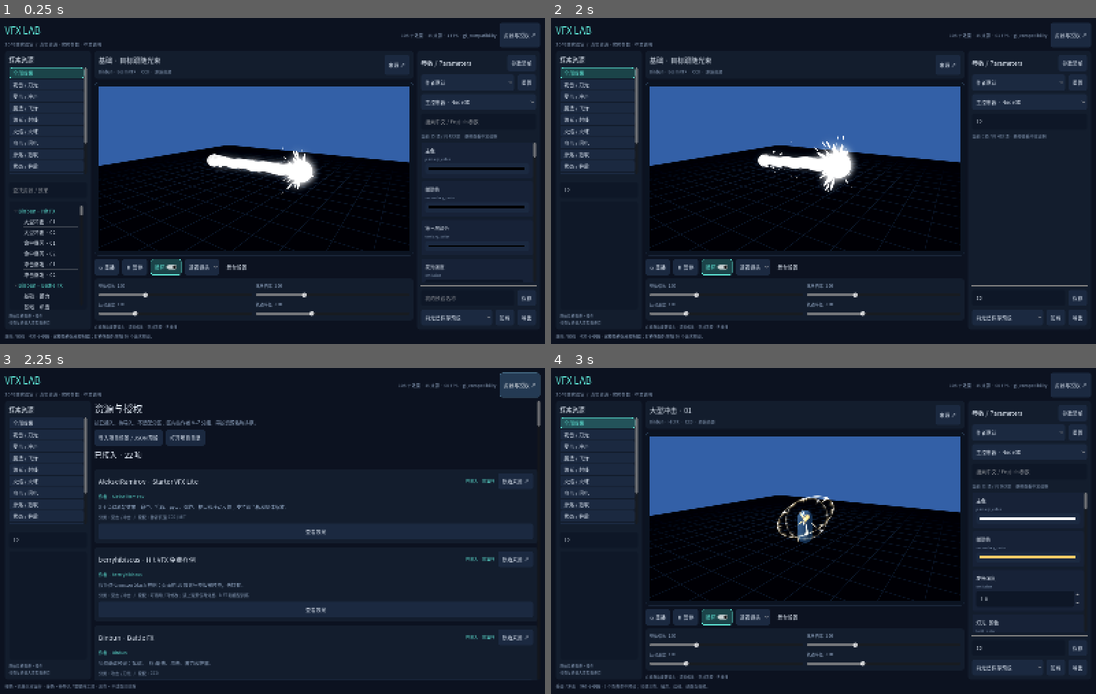
Above: before the commit, frames 1-4 (two rows, left to right).
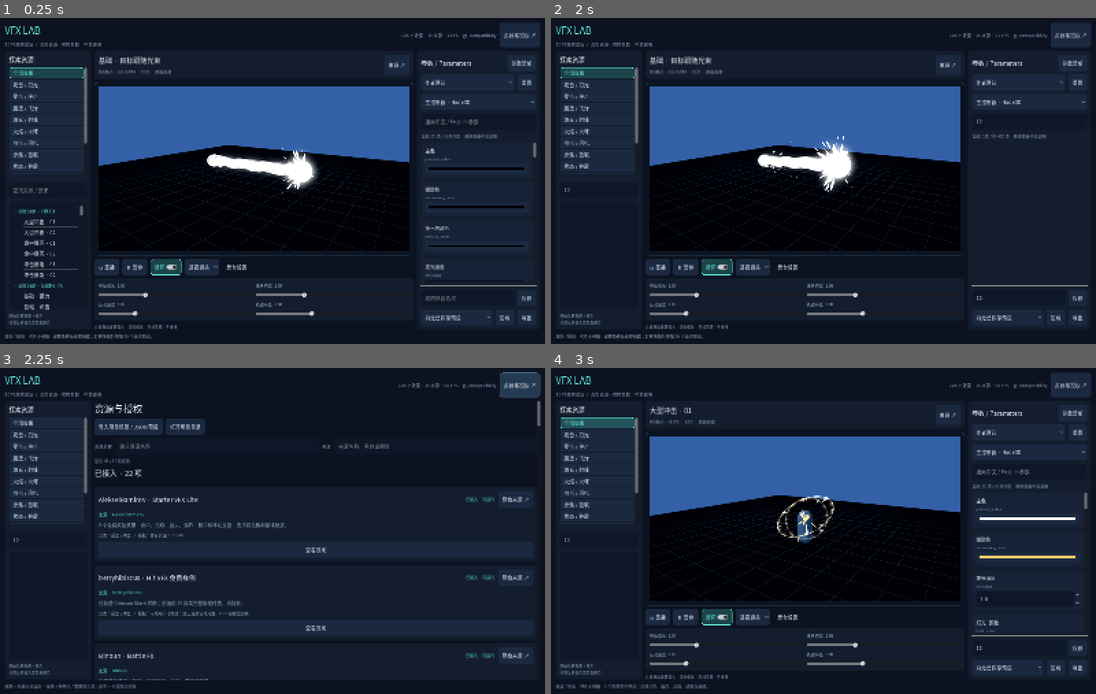
Above: after the commit, the same moments.

Repository: shanliangLS/godot_vfx_lab
Game: Godot game, scene res://scenes/main.tscn
Same seed, same stepped clock (60 frames per second), same inputs: the game is played once before the commit and once after it.
Inputs (mouse positions are in pixels of both pictures, inside the frame that each line leads up to):
- Up to frame 1 (0.25 s): no input
- Up to frame 2 (2 s): click (600, 190) at 0.52 s; type "12" at 0.6 s; click (1030, 122) at 0.75 s; type "12" at 0.83 s; click (1019, 298) at 0.98 s; type "12" at 1.07 s; tap Enter (ui_accept) at 1.25 s; drag from (807, 167) to (878, 109) at 1.27 s
- Up to frame 3 (2.25 s): click "资源与授权 ↗" at 2 s
- Up to frame 4 (3 s): click "全部效果" at 2.75 s

Frames 1-2 are identical in both runs. In frame 3, 7.9% of the frame differs, in the area x 17-98%, y 15-96%; in frame 4, nothing differs.

Commit message:
feat: filter resources by name and origin

Diff:
--- a/scripts/lab_app.gd
+++ b/scripts/lab_app.gd
@@ -26,6 +26,10 @@
 var workspace: HBoxContainer
 var source_panel: ScrollContainer
 var source_list: VBoxContainer
+var source_cards: VBoxContainer
+var source_name_filter: LineEdit
+var source_origin_filter: LineEdit
+var source_result_label: Label
 var preset_picker: OptionButton
 var preset_name: LineEdit
 var saved_picker: OptionButton
@@ -406,12 +410,47 @@
 
 func _build_source_page() -> void:
 	source_list.add_child(LabTheme.label("资源与授权", 28))
-	source_list.add_child(LabTheme.label("按已接入、待导入、不适配分区；区内按作者 A–Z 分组，再按资源名称排序。", 14, LabTheme.MUTED))
 	var tools := HBoxContainer.new()
 	source_list.add_child(tools)
 	tools.add_child(LabTheme.button("导入项目场景 / JSON 预设", func(): import_dialog.popup_centered_ratio()))
 	tools.add_child(LabTheme.button("打开项目目录", func(): OS.shell_open(ProjectSettings.globalize_path("res://"))))
+	var filters := HBoxContainer.new()
+	source_list.add_child(filters)
+	filters.add_child(LabTheme.label("资源名称", 13, LabTheme.MUTED))
+	source_name_filter = LineEdit.new()
+	source_name_filter.placeholder_text = "输入资源名称"
+	source_name_filter.clear_button_enabled = true
+	source_name_filter.size_flags_horizontal = Control.SIZE_EXPAND_FILL
+	filters.add_child(source_name_filter)
+	filters.add_child(LabTheme.label("来源", 13, LabTheme.MUTED))
+	source_origin_filter = LineEdit.new()
+	source_origin_filter.placeholder_text = "来源名称、平台或网址"
+	source_origin_filter.clear_button_enabled = true
+	source_origin_filter.size_flags_horizontal = Control.SIZE_EXPAND_FILL
+	filters.add_child(source_origin_filter)
+	source_result_label = LabTheme.label("", 12, LabTheme.MUTED)
+	source_list.add_child(source_result_label)
+	source_cards = VBoxContainer.new()
+	source_list.add_child(source_cards)
+	source_name_filter.text_changed.connect(func(_value: String): _refresh_source_cards())
+	source_origin_filter.text_changed.connect(func(_value: String): _refresh_source_cards())
+	_refresh_source_cards()
+
+func _refresh_source_cards() -> void:
+	for child in source_cards.get_children():
+		source_cards.remove_child(child)
+		child.queue_free()
+	var name_query := source_name_filter.text.strip_edges().to_lower()
+	var origin_query := source_origin_filter.text.strip_edges().to_lower()
 	var ordered := _ordered_sources()
+	ordered = ordered.filter(func(source: Dictionary) -> bool:
+		var origin := str(source.get("author", "来源未注明")) + " " + str(source.url)
+		return (name_query.is_empty() or name_query in str(source.name).to_lower()) and (origin_query.is_empty() or origin_query in origin.to_lower())
+	)
+	source_result_label.text = "显示 %d / %d 项资源" % [ordered.size(), sources.size()]
+	if ordered.is_empty():
+		source_cards.add_child(LabTheme.label("没有匹配的资源，请调整资源名称或来源筛选。", 16, LabTheme.MUTED))
+		return
 	var last_status := ""
 	for source in ordered:
 		if source.status != last_status:
@@ -420,10 +459,10 @@
 			var count := ordered.filter(func(item: Dictionary): return item.status == last_status).size()
 			var section := LabTheme.label("%s · %d 项" % [section_name, count], 22)
 			section.custom_minimum_size.y = 48
-			source_list.add_child(section)
+			source_cards.add_child(section)
 		var card := PanelContainer.new()
 		card.set_meta("source_id", source.id)
-		source_list.add_child(card)
+		source_cards.add_child(card)
 		var column := VBoxContainer.new()
 		card.add_child(column)
 		var row := HBoxContainer.new()
@@ -434,7 +473,7 @@
 		var status_text: String = {"installed": "已接入 · 可运行", "pending": "待导入 · 未持有", "excluded": "不适配 · 已排除"}.get(source.status, source.status)
 		row.add_child(LabTheme.label(status_text, 12, LabTheme.ACCENT if source.status == "installed" else (LabTheme.MUTED if source.status == "excluded" else LabTheme.GOLD)))
 		row.add_child(LabTheme.button("原始来源 ↗", func(): OS.shell_open(source.url)))
-		column.add_child(LabTheme.label("作者：%s" % source.get("author", "作者未注明"), 13, LabTheme.ACCENT))
+		column.add_child(LabTheme.label("来源：%s" % source.get("author", "来源未注明"), 13, LabTheme.ACCENT))
 		var description := LabTheme.label(source.description, 14, LabTheme.MUTED)
 		description.autowrap_mode = TextServer.AUTOWRAP_WORD_SMART
 		column.add_child(description)
Not shown, changed: README.md
